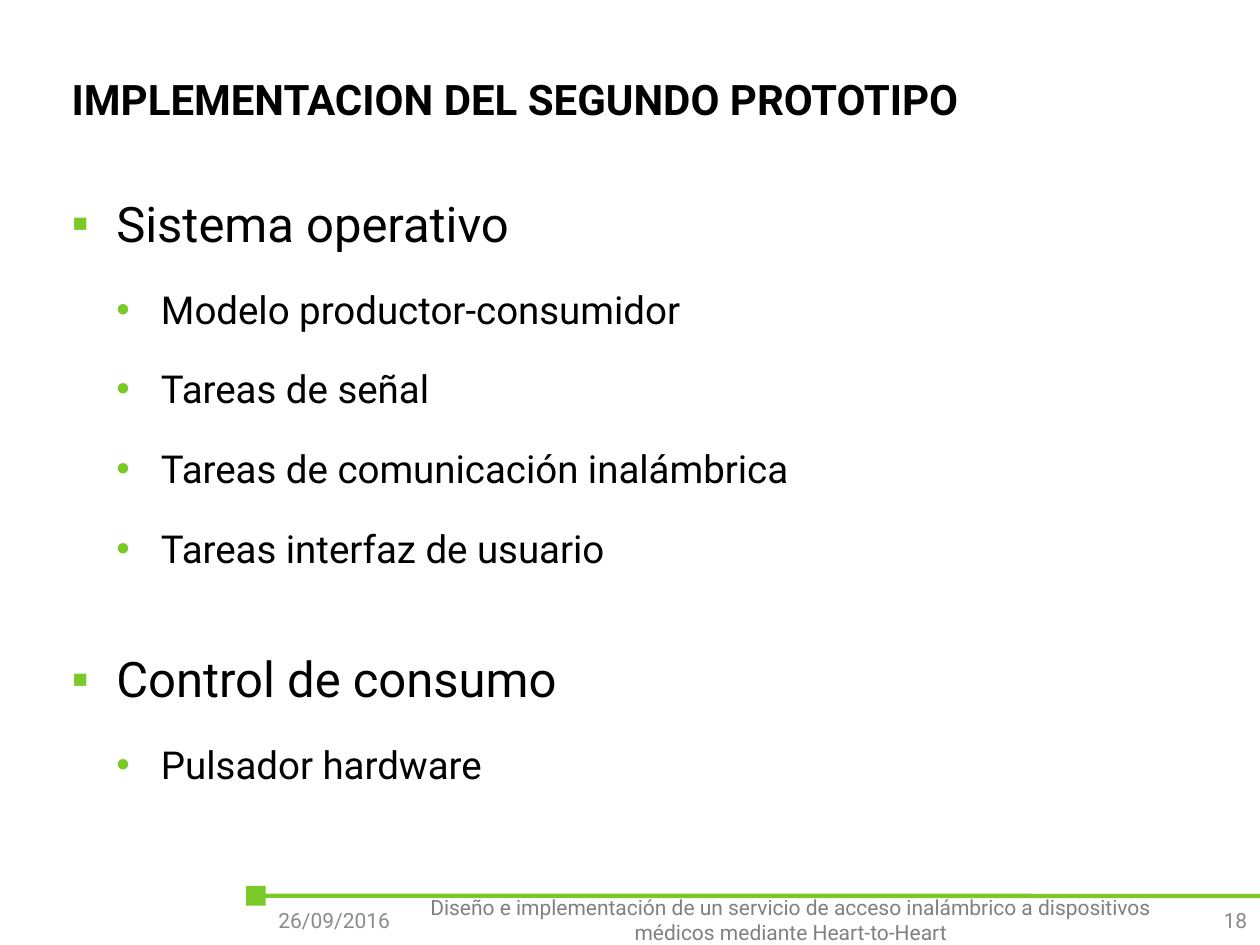
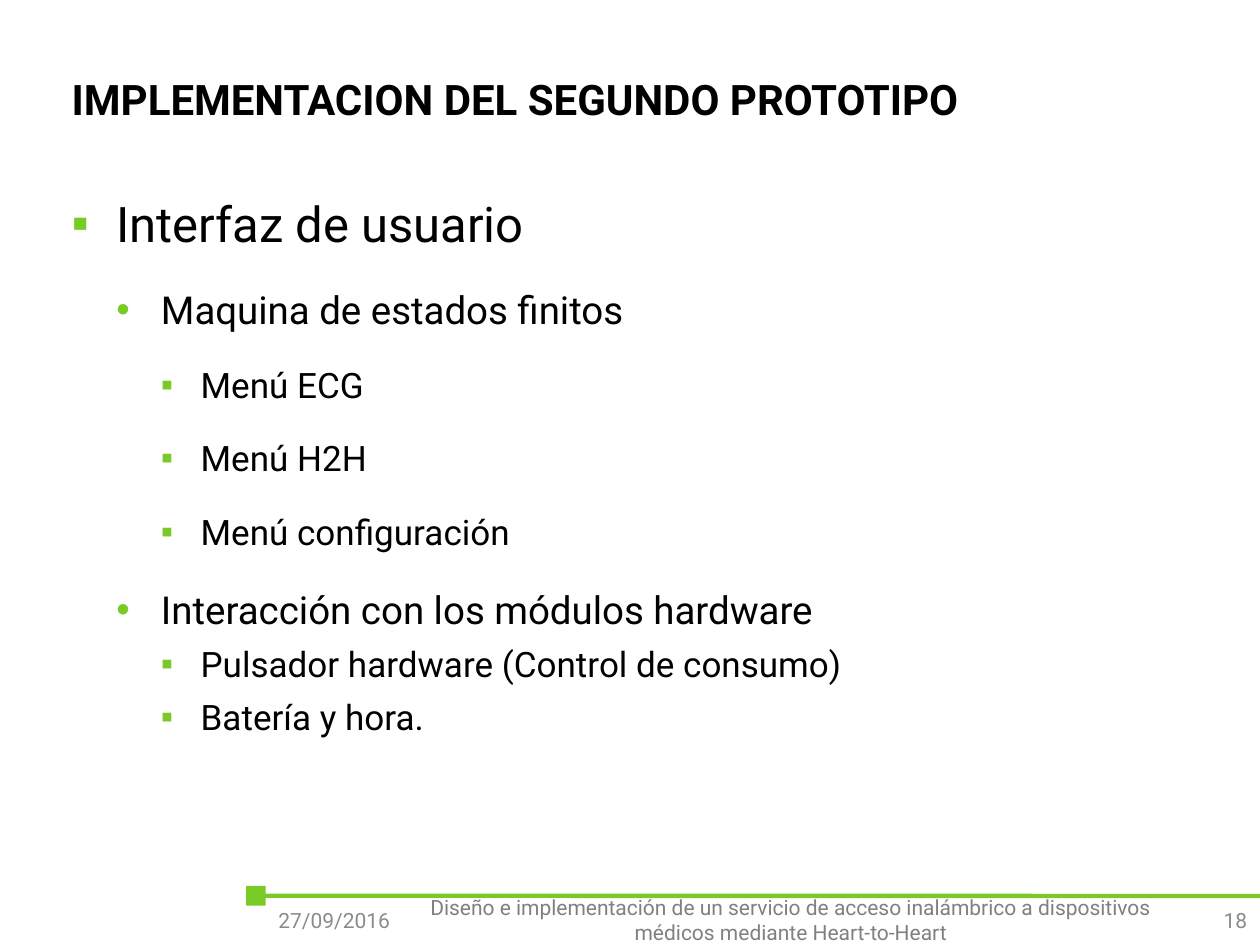
Before and after one commit to outsidersdelaelectronica/tiic-2015, a slide deck: slide 18 of doc/Tomas/presentacion/Diseño e implementación de un servicio de acceso inalámbrico a dispositivos médicos mediante Heart-to-Heart.pptx. Drawn at 1260x945 pixels with LibreOffice and Linux fonts; fonts in the diff are those of the drawing; background and template pictures are left out. Boxes give left, top, right and bottom in pixels: in the first picture for what was removed or moved away, otherwise in the second. Text is boxed around its words. In the diff, an @@ line names an element or a change of style, - is before the commit and + after.

```diff
--- a/doc/Tomas/presentacion/Diseño e implementación de un servicio de acceso inalámbrico a dispositivos médicos mediante Heart-to-Heart.pptx
+++ b/doc/Tomas/presentacion/Diseño e implementación de un servicio de acceso inalámbrico a dispositivos médicos mediante Heart-to-Heart.pptx
@@ text at [116,204,841,738]: text changed; size 22 to 20 pt @@
-▪ Sistema operativo
-  • Modelo productor-consumidor
-  • Tareas de señal
-  • Tareas de comunicación inalámbrica
-  • Tareas interfaz de usuario
-▪ Control de consumo
-  • Pulsador hardware
+▪ Interfaz de usuario
+  • Maquina de estados finitos
+    ▪ Menú ECG
+    ▪ Menú H2H
+    ▪ Menú configuración
+  • Interacción con los módulos hardware
+    ▪ Pulsador hardware (Control de consumo)
+    ▪ Batería y hora.
@@ text at [278,913,390,929]: text changed @@
-26/09/2016
+27/09/2016
```
Also in this commit, not shown: 23 other slides changed, 1 slide removed.
